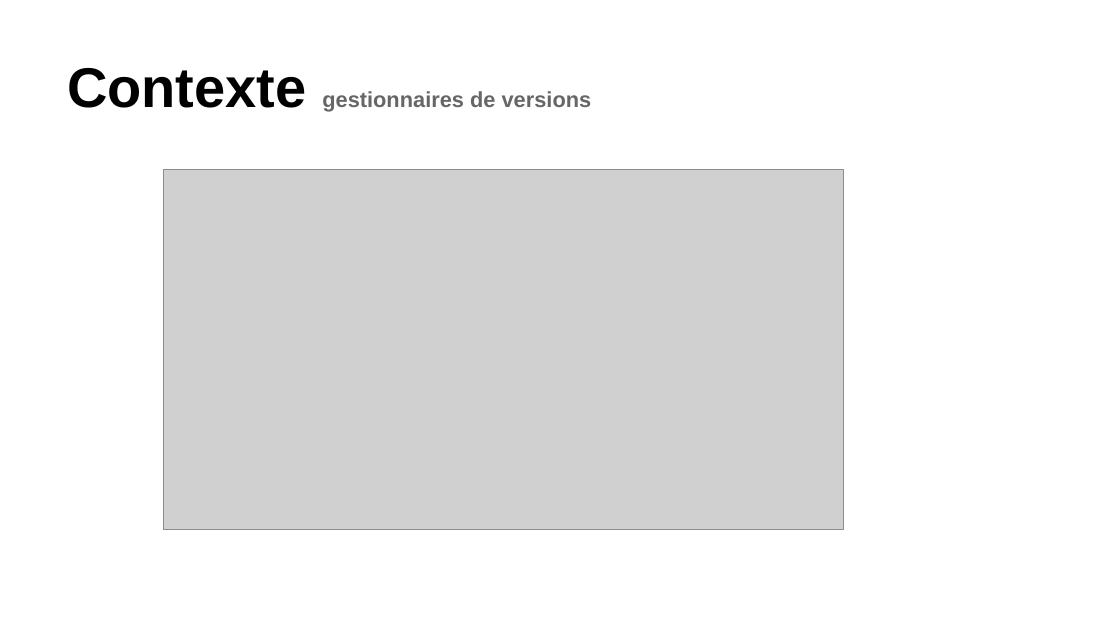
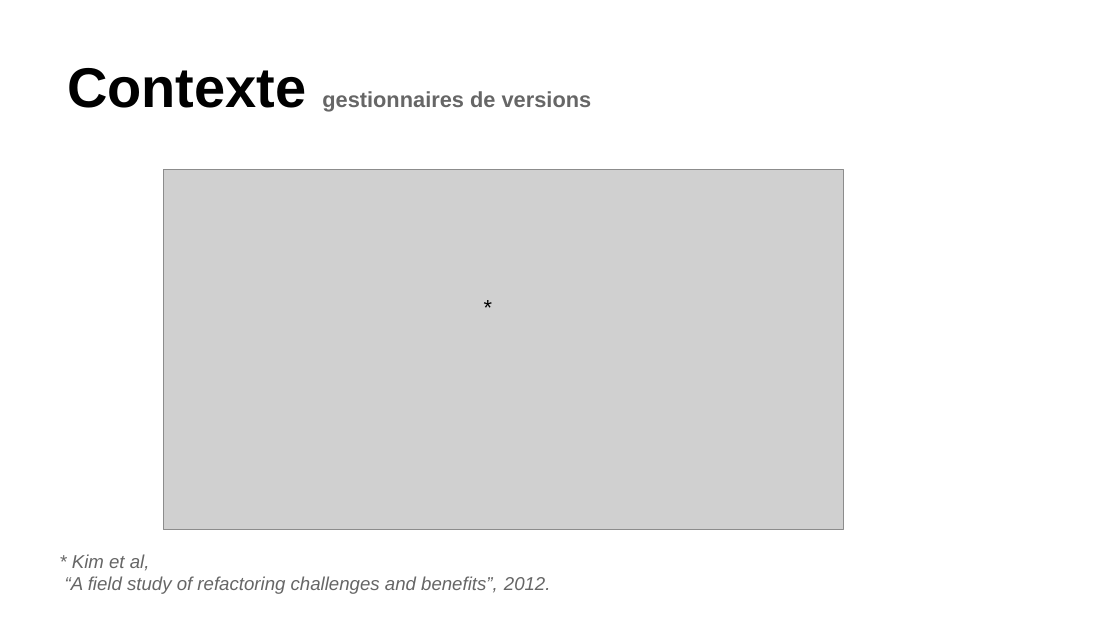
Before and after one commit to stonesong/Stage, a slide deck: slide 9 of presentation/presStageM2.pptx (slide 7 before the commit). Drawn at 1120x630 pixels with LibreOffice and Linux fonts; fonts in the diff are those of the drawing; grey boxes stand for pictures. Boxes give left, top, right and bottom in pixels: in the first picture for what was removed or moved away, otherwise in the second. Text is boxed around its words. In the diff, an @@ line names an element or a change of style, - is before the commit and + after.

```diff
--- a/presentation/presStageM2.pptx
+++ b/presentation/presStageM2.pptx
@@ text added at [473, 289, 507, 327], 14 pt, text #000000 @@
+*
@@ text added at [65, 554, 551, 594], 12 pt, text #666666, italic @@
+* Kim et al,
+“A field study of refactoring challenges and benefits”, 2012.
```
Also in this commit, not shown: 1 other slide changed, 3 slides added, 1 other file.
